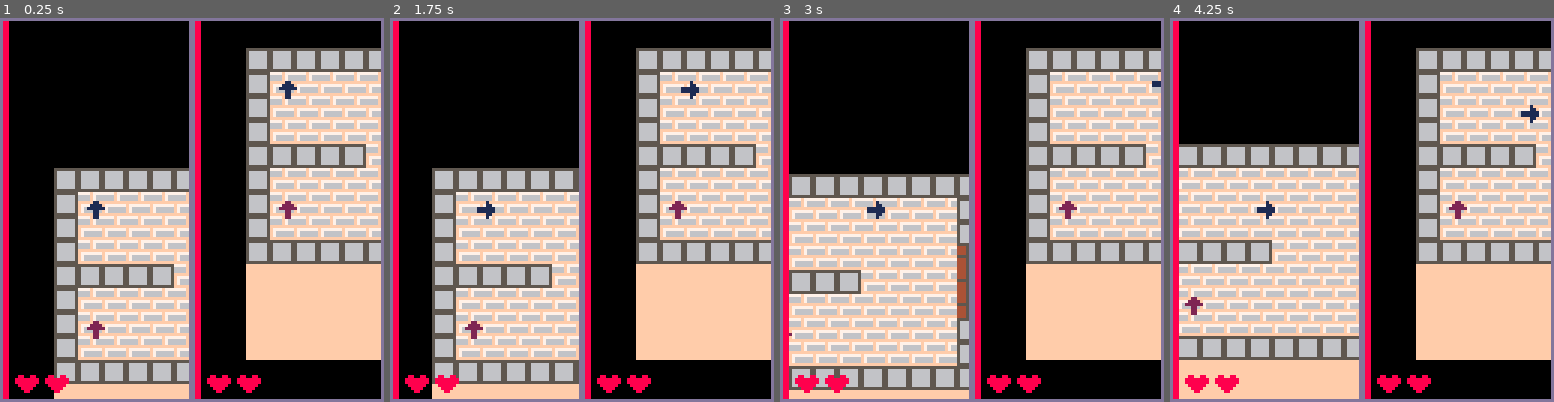
Above: before the commit, frames 1-4 (left to right).
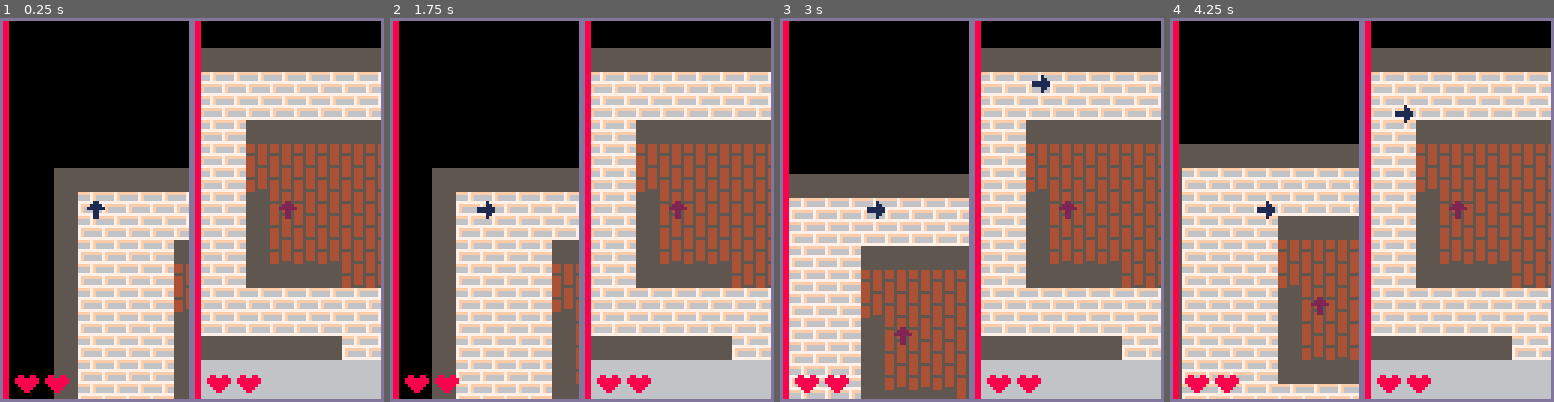
Above: after the commit, the same moments.

Repository: rik-cross/pico-8-battle
Game: PICO-8 cartridge battle.p8
The game is run twice, just before and just after one commit, with the same random seed, the same clock (stepped at 60 frames per second) and the same inputs.
Inputs:
- Up to frame 1 (0.25 s): no input
- Up to frame 2 (1.75 s): tap X (X key) at 0.33, 1.07 s; tap O (Z key) at 0.7, 1.7 s; hold Right from 1.6 s (still down)
- Up to frame 3 (3 s): tap X (X key) at 1.85, 2.97 s; release Right at 2.1 s; tap O (Z key) at 2.1, 2.5, 2.9 s; hold Up 2.15-2.42 s; hold Right from 2.47 s (still down)
- Up to frame 4 (4.25 s): release Right at 3.03 s; hold Left 3.08-3.58 s; tap O (Z key) at 3.3, 3.7, 4.1 s; hold Down 3.63-3.97 s; hold Right from 4.02 s (still down); tap X (X key) at 4.08 s

The runs differ from the first frame. In frame 1, 51% of the frame differs, in the area x 14-100%, y 7-100%; in frame 2, 52%; in frame 3, 57%; in frame 4, 60%, in the area x 2-100%, y 7-100%.

Commit message:
Updated map and player locations

Diff:
--- a/battle.p8
+++ b/battle.p8
@@ -313,7 +313,7 @@
 
  -- p2 entity
  add(world, entity({
-  pos      = pos({ y = 50 }),
+  pos      = pos({ y = 50, x = 50 }),
   int      = int(),
   sprite   = sprite({ recolour = {0,2,2,3,4,5,6,7,8,9,10,11,12,13,14,15} }),
   controls = controls({ p = 1 }),
@@ -347,14 +347,14 @@
 00700700008888000001100001110000000011000000111000111100011100000011000000001110000000000000000000000000000000000000000000000000
 00000000000880000001100000100000000010000001111000011000011110000001000000000100000000000000000000000000000000000000000000000000
 00000000000000000000000000000000000000000000000000000000000000000000000000000000000000000000000000000000000000000000000000000000
-7777f77755555555ffffffff44454445000000000000000000000000000000000000000000000000000000000000000000000000000000000000000000000000
-6666f76656666665ffffffff44454445000000000000000000000000000000000000000000000000000000000000000000000000000000000000000000000000
-6666f76656666665ffffffff44454445000000000000000000000000000000000000000000000000000000000000000000000000000000000000000000000000
-ffffffff56666665ffffffff55554445000000000000000000000000000000000000000000000000000000000000000000000000000000000000000000000000
-f777777756666665ffffffff44454445000000000000000000000000000000000000000000000000000000000000000000000000000000000000000000000000
-f766666656666665ffffffff44454445000000000000000000000000000000000000000000000000000000000000000000000000000000000000000000000000
-f766666656666665ffffffff44454445000000000000000000000000000000000000000000000000000000000000000000000000000000000000000000000000
-ffffffff55555555ffffffff44455555000000000000000000000000000000000000000000000000000000000000000000000000000000000000000000000000
+6666666655555555ffff7fff44454445000000000000000000000000000000000000000000000000000000000000000000000000000000000000000000000000
+666666665555555566667f6644454445000000000000000000000000000000000000000000000000000000000000000000000000000000000000000000000000
+666666665555555566667f6644454445000000000000000000000000000000000000000000000000000000000000000000000000000000000000000000000000
+66666666555555557777777755554445000000000000000000000000000000000000000000000000000000000000000000000000000000000000000000000000
+66666666555555557fffffff44454445000000000000000000000000000000000000000000000000000000000000000000000000000000000000000000000000
+66666666555555557f66666644454445000000000000000000000000000000000000000000000000000000000000000000000000000000000000000000000000
+66666666555555557f66666644454445000000000000000000000000000000000000000000000000000000000000000000000000000000000000000000000000
+66666666555555557777777744455555000000000000000000000000000000000000000000000000000000000000000000000000000000000000000000000000
 
 
 
@@ -489,16 +489,30 @@
 0000000000000000000000000000000000010000000000000000000000000000000000000000000000000000000000000000000000000000000000000000000000000000000000000000000000000000000000000000000000000000000000000000000000000000000000000000000000000000000000000000000000000000
 0000000000000000000000000000000000000000000000000000000000000000000000000000000000000000000000000000000000000000000000000000000000000000000000000000000000000000000000000000000000000000000000000000000000000000000000000000000000000000000000000000000000000000
 __map__
-1111111111111111111112121212121212121212121212121212121212121212121212121212121200000000000000000000000000000000000000000000000000000000000000000000000000000000000000000000000000000000000000000000000000000000000000000000000000000000000000000000000000000000
-1110101010101010101112121212121212121212121212121212121212121212121212121212121200000000000000000000000000000000000000000000000000000000000000000000000000000000000000000000000000000000000000000000000000000000000000000000000000000000000000000000000000000000
-1110101010101010101111111111121212121212121212121212121212121212121212121212121200000000000000000000000000000000000000000000000000000000000000000000000000000000000000000000000000000000000000000000000000000000000000000000000000000000000000000000000000000000
-1110101010101010101313131311121212121212121212121212121212121212121212121212121200000000000000000000000000000000000000000000000000000000000000000000000000000000000000000000000000000000000000000000000000000000000000000000000000000000000000000000000000000000
-1111111111101010101313131311121212121212121212121212121212121212121212121212121200000000000000000000000000000000000000000000000000000000000000000000000000000000000000000000000000000000000000000000000000000000000000000000000000000000000000000000000000000000
-1110101010101010101313131311121212121212121212121212121212121212121212121212121200000000000000000000000000000000000000000000000000000000000000000000000000000000000000000000000000000000000000000000000000000000000000000000000000000000000000000000000000000000
-1110101010101010101111111111121212121212121212121212121212121212121212121212121200000000000000000000000000000000000000000000000000000000000000000000000000000000000000000000000000000000000000000000000000000000000000000000000000000000000000000000000000000000
-1110101010101010101112121212121212121212121212121212121212121212121212121212121200000000000000000000000000000000000000000000000000000000000000000000000000000000000000000000000000000000000000000000000000000000000000000000000000000000000000000000000000000000
-1111111111111111111112121212121212121212121212121212121212121212121212121212121200000000000000000000000000000000000000000000000000000000000000000000000000000000000000000000000000000000000000000000000000000000000000000000000000000000000000000000000000000000
-1212121212121212121212121212121212121212121212121212121212121212121212121212121200000000000000000000000000000000000000000000000000000000000000000000000000000000000000000000000000000000000000000000000000000000000000000000000000000000000000000000000000000000
-1212121212121212121212121212121212121212121212121212121212121212121212121212121200000000000000000000000000000000000000000000000000000000000000000000000000000000000000000000000000000000000000000000000000000000000000000000000000000000000000000000000000000000
-1212121212121212121212121212121212121212121212121212121212121212121212121212121200000000000000000000000000000000000000000000000000000000000000000000000000000000000000000000000000000000000000000000000000000000000000000000000000000000000000000000000000000000
-1212121212121212121212121212121212121212121212121212121212121212121212121212121200000000000000000000000000000000000000000000000000000000000000000000000000000000000000000000000000000000000000000000000000000000000000000000000000000000000000000000000000000000
+1111111111111111111111111111111111111111111010101010101010101010101010101010101212121212121212121212121212121212120000000000000000000000000000000000000000000000000000000000000000000000000000000000000000000000000000000000000000000000000000000000000000000000
+1112121212121212121212121212121212121212121010101010101010101010101010101010101212121212121212121212121212121212120000000000000000000000000000000000000000000000000000000000000000000000000000000000000000000000000000000000000000000000000000000000000000000000
+1112121212121212121212121212121212121212121010101010101010101010101010101010101212121212121212121212121212121212120000000000000000000000000000000000000000000000000000000000000000000000000000000000000000000000000000000000000000000000000000000000000000000000
+1112121212111111111111111111111111111111111010101010101010101010101010101010101212121212121212121212121212121212120000000000000000000000000000000000000000000000000000000000000000000000000000000000000000000000000000000000000000000000000000000000000000000000
+1112121212131313131313131313131112121212111010101010101010101010101010101010101212121212121212121212121212121212120000000000000000000000000000000000000000000000000000000000000000000000000000000000000000000000000000000000000000000000000000000000000000000000
+1112121212131313131313131313131112121212111010101010101010101010101010101010101212121212121212121212121212121212120000000000000000000000000000000000000000000000000000000000000000000000000000000000000000000000000000000000000000000000000000000000000000000000
+1112121212111313131313131313131112121212111010101010101010101010101010101010101212121212121212121212121212121212120000000000000000000000000000000000000000000000000000000000000000000000000000000000000000000000000000000000000000000000000000000000000000000000
+1112121212111313131313131313131112121212111010101010101010101010101010101010101212121212121212121212121212121212120000000000000000000000000000000000000000000000000000000000000000000000000000000000000000000000000000000000000000000000000000000000000000000000
+1112121212111313131313131313131112121212111010101010101010101010101010101010101212121212121212121212121212121212120000000000000000000000000000000000000000000000000000000000000000000000000000000000000000000000000000000000000000000000000000000000000000000000
+1112121212111111111313131111111111111212111010101010101010101010101010101010101212121212121212121212121212121212120000000000000000000000000000000000000000000000000000000000000000000000000000000000000000000000000000000000000000000000000000000000000000000000
+1112121212121212121212121212121212121212111010101010101010101010101010101010101212121212121212121212121212121212120000000000000000000000000000000000000000000000000000000000000000000000000000000000000000000000000000000000000000000000000000000000000000000000
+1112121212121212121212121212121212121212111010101010101010101010101010101010101212121212121212121212121212121212120000000000000000000000000000000000000000000000000000000000000000000000000000000000000000000000000000000000000000000000000000000000000000000000
+1111111111111111111212121111111111111111111010101010101010101010101010101010101212121212121212121212121212121212120000000000000000000000000000000000000000000000000000000000000000000000000000000000000000000000000000000000000000000000000000000000000000000000
+1010101010101010101010101010101010101010101010101010101010101010101010101010101010101010101010101010101010101010100000000000000000000000000000000000000000000000000000000000000000000000000000000000000000000000000000000000000000000000000000000000000000000000
+1010101010101010101010101010101010101010101010101010101010101010101010101010101010101010101010101010101010101010100000000000000000000000000000000000000000000000000000000000000000000000000000000000000000000000000000000000000000000000000000000000000000000000
+1010101010101010101010101010101010101010101010101010101010101010101010101010101010101010101010101010101010101010100000000000000000000000000000000000000000000000000000000000000000000000000000000000000000000000000000000000000000000000000000000000000000000000
+1010101010101010101010101010101010101010101010101010101010101010101010101010101010101010101010101010101010101010100000000000000000000000000000000000000000000000000000000000000000000000000000000000000000000000000000000000000000000000000000000000000000000000
+1010101010101010101010101010101010101010101010101010101010101010101010101010101010101010101010101010101010101010100000000000000000000000000000000000000000000000000000000000000000000000000000000000000000000000000000000000000000000000000000000000000000000000
+1010101010101010101010101010101010101010101010101010101010101010101010101010101010101010101010101010101010101010100000000000000000000000000000000000000000000000000000000000000000000000000000000000000000000000000000000000000000000000000000000000000000000000
+1010101010101010101010101010101010101010101010101010101010101010101010101010101010101010101010101010101010101010100000000000000000000000000000000000000000000000000000000000000000000000000000000000000000000000000000000000000000000000000000000000000000000000
+1010101010101010101010101010101010101010101010101010101010101010101010101010101010101010101010101010101010101010100000000000000000000000000000000000000000000000000000000000000000000000000000000000000000000000000000000000000000000000000000000000000000000000
+1010101010101010101010101010101010101010101010101010101010101010101010101010101010101010101010101010101010101010100000000000000000000000000000000000000000000000000000000000000000000000000000000000000000000000000000000000000000000000000000000000000000000000
+1010101010101010101010101010101010101010101010101010101010101010101010101010101010101010101010101010101010101010100000000000000000000000000000000000000000000000000000000000000000000000000000000000000000000000000000000000000000000000000000000000000000000000
+1010101010101010101010101010101010101010101010101010101010101010101010101010101010101010101010101010101010101010100000000000000000000000000000000000000000000000000000000000000000000000000000000000000000000000000000000000000000000000000000000000000000000000
+1010101010101010101010101010101010101010101010101010101010101010101010101010101010101010101010101010101010101010100000000000000000000000000000000000000000000000000000000000000000000000000000000000000000000000000000000000000000000000000000000000000000000000
+1010101010101010101010101010101010101010101010101010101010101010101010101010101010101010101010101010101010101010100000000000000000000000000000000000000000000000000000000000000000000000000000000000000000000000000000000000000000000000000000000000000000000000
+1010101010101010101010101010101010101010101010101010101010101010101010101010101010101010101010101010101010101010100000000000000000000000000000000000000000000000000000000000000000000000000000000000000000000000000000000000000000000000000000000000000000000000
Not shown, removed: battle.p8.png
